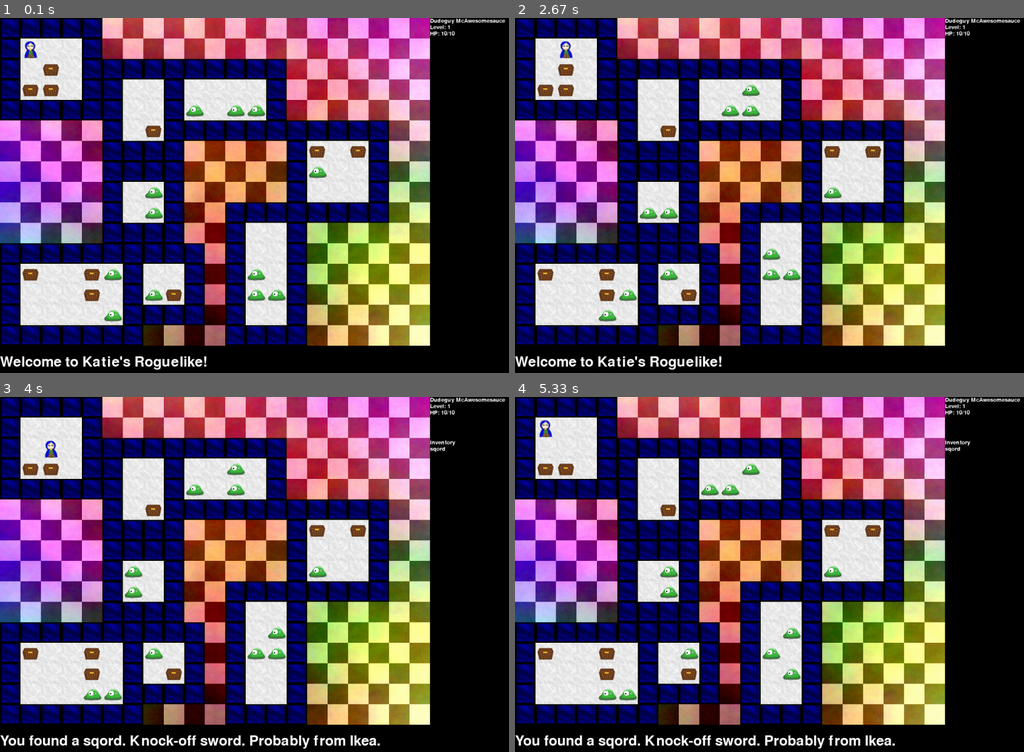
Above: before the commit, frames 1-4 (two rows, left to right).
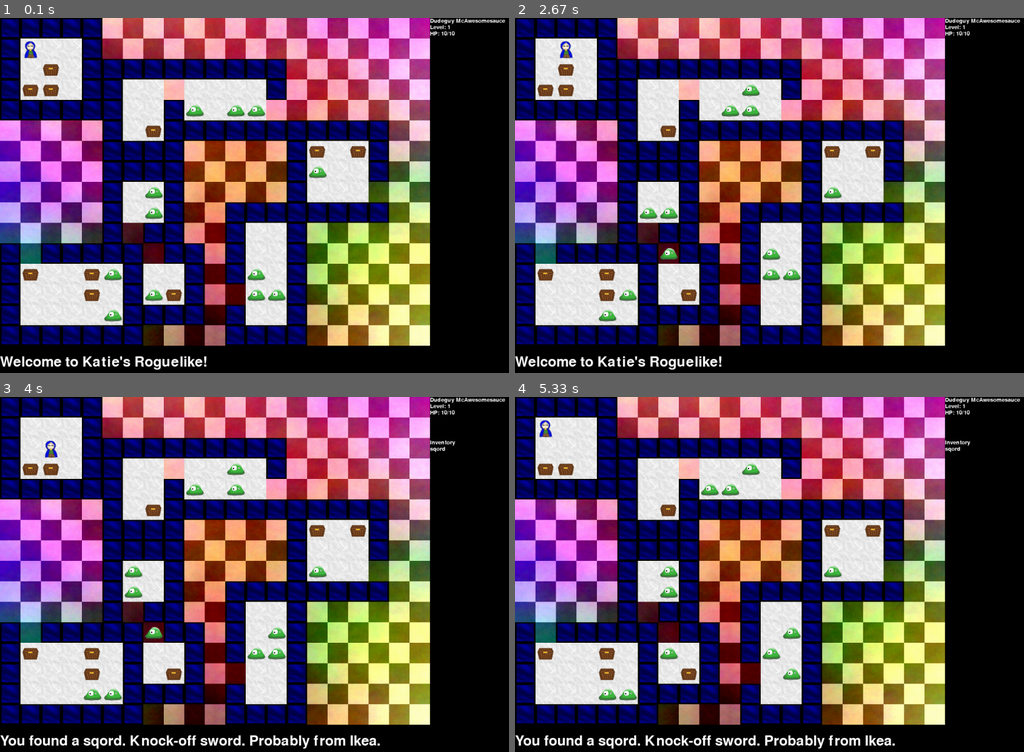
Above: after the commit, the same moments.

Repository: kcunning/Katie-s-Rougish-PyGame
Game: pygame game, started from main.py
Same seed, same stepped clock (60 frames per second), same inputs: the game is played once before the commit and once after it. The source is Python 2; it was converted automatically to run under Python 3.
Inputs:
- Up to frame 1 (0.1 s): no input
- Up to frame 2 (2.67 s): hold Right 0.33-0.8 s; hold Up 0.83-1.18 s; hold Right 1.22-1.68 s; hold Left 1.72-2.32 s; hold Down from 2.35 s (still down)
- Up to frame 3 (4 s): release Down at 3.12 s; hold Left from 3.15 s (still down)
- Up to frame 4 (5.33 s): release Left at 4.03 s; hold Up 4.07-5.03 s; hold Right from 5.07 s (still down)

The runs differ from the first frame. In frame 1, 1.7% of the frame differs, in the area x 3-77%, y 17-81%; in frame 2, 1.7%; in frame 3, 1.7%; in frame 4, 1.8%.

Commit message:
We have openings to our rooms that are not on corners.

Diff:
--- a/roguey/classes/gamemap.py
+++ b/roguey/classes/gamemap.py
@@ -22,6 +22,8 @@
         self.monsters = self.get_blank_map()
         self.player = (0,0)
         self.rooms = self.get_blank_map()
+        self.roomlist = []
+
         self.get_rooms()
 
         for i in range(TREASURES):
@@ -53,8 +55,11 @@
             room = self.check_room(coord=(x,y), height=height, length=length)
             if room:
                 rooms += 1
+                self.roomlist.append(room)
             else:
                 keep_going -=1
+        for room in self.roomlist:
+            self.make_random_door(room)
 
 
     def check_room(self, coord, height, length):
@@ -70,17 +75,23 @@
                     return False
         room = Room(start=coord, height=height, width=length)
         self.create_room(room)
-        # Make a door
-        self.make_random_door(room)
         return room
 
     def make_random_door(self, room):
         wall = choice(DIRECTIONS)
         if wall in ['north', 'south']:
-            block = randint(1, room.height)
-        else:
-            block = randint(1, room.width)
+            block = randint(1, room.width-2)
+        else:
+            block = randint(1, room.height-2)
         print "Breaking %s block on %s wall." % (block, wall)
+        if wall == 'north':
+            self.walls[room.start[0]+block][room.start[1]] = 0
+        if wall == 'south':
+            self.walls[room.start[0]+block][room.start[1]+room.height-1] = 0
+        if wall == 'east':
+            self.walls[room.start[0]][room.start[1]+block] = 0
+        if wall == 'west':
+            self.walls[room.start[0]+room.width-1][room.start[1]+block] = 0
 
 
     def create_room(self, room):
